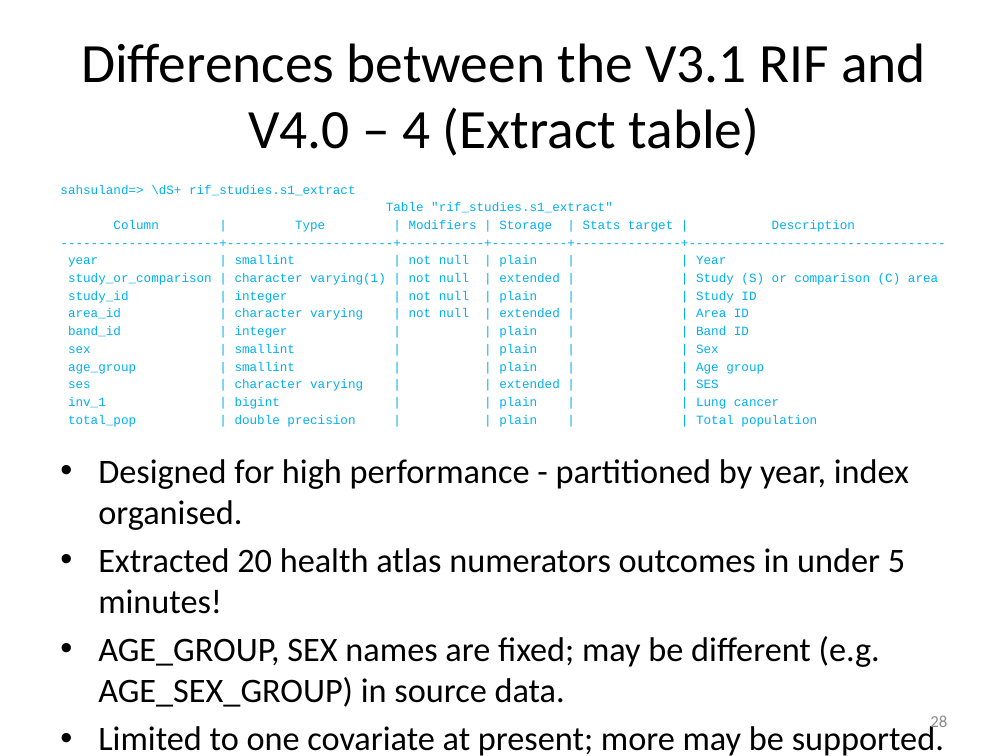
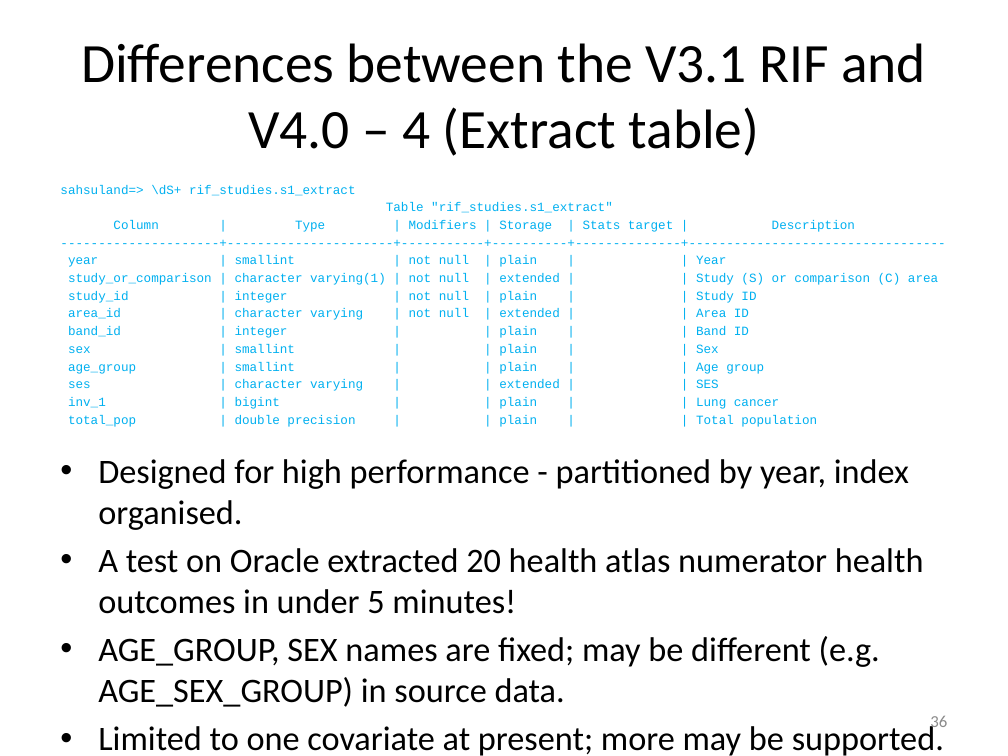
Before and after one commit to smallAreaHealthStatisticsUnit/rapidInquiryFacility, a slide deck: slide 36 of rifDatabase/RIF database.pptx (slide 28 before the commit). Drawn at 1008x756 pixels with LibreOffice and Linux fonts; fonts in the diff are those of the drawing. Boxes give left, top, right and bottom in pixels: in the first picture for what was removed or moved away, otherwise in the second. Text is boxed around its words. In the diff, an @@ line names an element or a change of style, - is before the commit and + after.

```diff
--- a/rifDatabase/RIF database.pptx
+++ b/rifDatabase/RIF database.pptx
@@ text at (98, 548, 924, 614): text changed @@
-• Extracted 20 health atlas numerators outcomes in under 5 minutes!
+• A test on Oracle extracted 20 health atlas numerator health outcomes in under 5 minutes!
@@ page number at (930, 716, 947, 732): text changed @@
-28
+36
```
Also in this commit, not shown: 7 other slides changed, 14 slides added, 1 other file.
